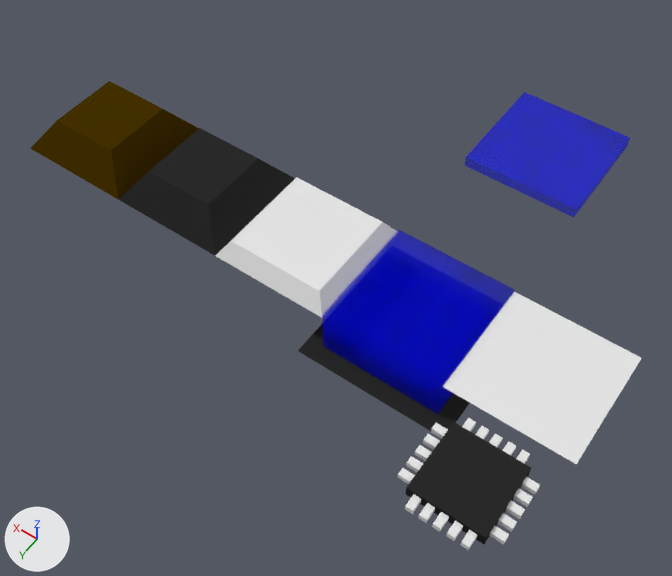
One commit to the Blender file res/new-render/scene.blend: the scene before it, then after it.
Both versions are drawn from a camera (50 mm lens) standing at (-1.74, 7.3, 10.75) and looking at (3.58, -0.14, -0.94). Every picture has the same lights, and +X, +Y and +Z are marked at lower left.

The first picture shows 'Plane', 'Plane.001', 'block', 'chip', 'floor', 'movableblock', 'water', 'water_test'.
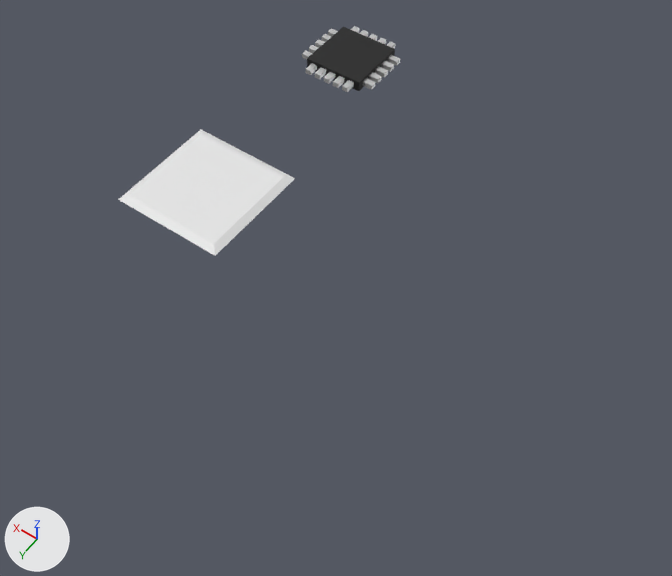
The newer file is also turned or shifted as a whole; pictures and numbers use the older file's frame.

Pixel boxes (x1, y1, x2, y2) of what changed, in the pictures (672 x 576 px):
'floor', reshaped (10% shorter): before (216, 178, 397, 318); after (118, 130, 295, 256)
'water', hidden: before (322, 230, 514, 414)
'Plane', deleted: before (442, 292, 641, 464)
'block', hidden (black): before (118, 128, 295, 256)
'water_test', deleted: before (465, 92, 630, 217)
'chip', hidden: before (398, 418, 540, 550)
'movableblock', hidden (brown): before (30, 81, 199, 199)
'Plane.001', deleted (black): before (298, 323, 470, 431)
'chippkg', added (black): after (307, 27, 395, 91)
'chipcontacts', added: after (302, 26, 400, 92)

Patch to the scene script:
```diff
--- a/res/new-render/scene.blend.py
+++ b/res/new-render/scene.blend.py
@@ mat_watermat2 @@
+mat_watermat2 = bpy.data.materials.new('watermat2')
+# nodes: BsdfPrincipled, OutputMaterial, TexCoord, TexGabor
+# colours: blue #00adff
@@ mat_chipcontactsmat @@
+mat_chipcontactsmat = bpy.data.materials.new('chipcontactsmat')
+mat_chipcontactsmat.use_nodes = True; mat_chipcontactsmat.node_tree.nodes.clear()
+_N = mat_chipcontactsmat.node_tree.nodes; _L = mat_chipcontactsmat.node_tree.links
+n0 = _N.new('ShaderNodeOutputMaterial'); n0.name = 'Material Output'
+n1 = _N.new('ShaderNodeBsdfMetallic'); n1.name = 'Metallic BSDF'
+n1.inputs[0].default_value = (0.8, 0.8, 0.8, 1.0)  # 'Base Color', white #e7e7e7
+_L.new(n1.outputs[0], n0.inputs[0])  # 'BSDF' to 'Surface'
@@ me_plane_001 @@
 me_plane_001.from_pydata(...)  # 8 vertices, 6 faces; spans x -1.0..1.0, y -1.0..1.0, z 0.0..0.29
-me_plane_001.vertices[4].co = (-0.81, -0.81, 0.29)  # pixel (382, 221)
-me_plane_001.vertices[5].co = (0.81, -0.81, 0.29)  # pixel (296, 177)
-me_plane_001.vertices[6].co = (-0.81, 0.81, 0.29)  # pixel (319, 290)
-me_plane_001.vertices[7].co = (0.81, 0.81, 0.29)  # pixel (231, 240)
+# me_plane_001 part 1
+for i in [*range(0, 4)]: me_plane_001.vertices[i].co += Vector((2.0, 0.0, 0.0))
+me_plane_001.vertices[4].co = (1.13, -0.87, 0.06)  # pixel (283, 177)
+me_plane_001.vertices[5].co = (2.87, -0.87, 0.06)  # pixel (201, 133)
+me_plane_001.vertices[6].co = (1.13, 0.87, 0.06)  # pixel (213, 243)
+me_plane_001.vertices[7].co = (2.87, 0.87, 0.06)  # pixel (129, 195)
@@ me_plane_002 @@
 me_plane_002.from_pydata(...)  # 8 vertices, 6 faces; spans x -1.0..1.0, y -1.0..1.0, z 0.0..0.54
-me_plane_002.materials.append(mat_movableblockmaterial)  # brown #443000
+me_plane_002.materials.append(mat_movableblockmat)  # brown #362000
@@ me_plane_004 @@
 me_plane_004.from_pydata(...)  # 50 vertices, 48 faces; spans x -1.0..1.0, y -1.0..1.0, z -0.19..0.0
-me_plane_004.materials.append(mat_watermat)
+# me_plane_004 part 2: the whole mesh is moved by (4.0, -6.0, 0.15)
+me_plane_004.materials.append(mat_watermat2)
@@ ob_block @@
 ob_block = bpy.data.objects.new('block', me_plane)
-ob_block.location = (6.0, 0.0, -0.02)
+ob_block.location = (6.0, -2.0, -0.02)
+ob_block.hide_render = True
@@ ob_movableblock @@
 ob_movableblock.location = (8.0, 0.0, -0.02)
+ob_movableblock.hide_render = True
@@ ob_chip @@
-ob_chip = bpy.data.objects.new('chip', me_cube_001)
+ob_chip = bpy.data.objects.new('chip', None)
 ob_chip.location = (0.0, 2.0, 0.0)
+ob_chip.hide_render = True
@@ ob_water @@
-ob_water = bpy.data.objects.new('water', me_grid)
+ob_water = bpy.data.objects.new('water', me_plane_004)
 ob_water.location = (2.0, 0.0, -0.15)
+ob_water.hide_render = True
@@ ob_plane @@
-ob_plane = bpy.data.objects.new('Plane', me_plane_003)
@@ ob_water_test @@
-ob_water_test = bpy.data.objects.new('water_test', me_plane_004)
@@ ob_plane_001 @@
-ob_plane_001 = bpy.data.objects.new('Plane.001', me_plane_006)
@@ ob_chippkg @@
+ob_chippkg = bpy.data.objects.new('chippkg', me_cube_002)  # a box spanning x -0.569..0.569, y -0.569..0.569, z -0.101..0.101; in mat_chippkgmat (black #181818)
+ob_chippkg.location = (6.0, -4.0, 0.0)
@@ ob_chipcontacts @@
+ob_chipcontacts = bpy.data.objects.new('chipcontacts', me_cube_001_1)  # 80 vertices, 60 faces; spans x -0.77..0.77, y -0.77..0.77, z -0.04..0.04
+ob_chipcontacts.location = (6.0, -4.0, 0.0)
```
